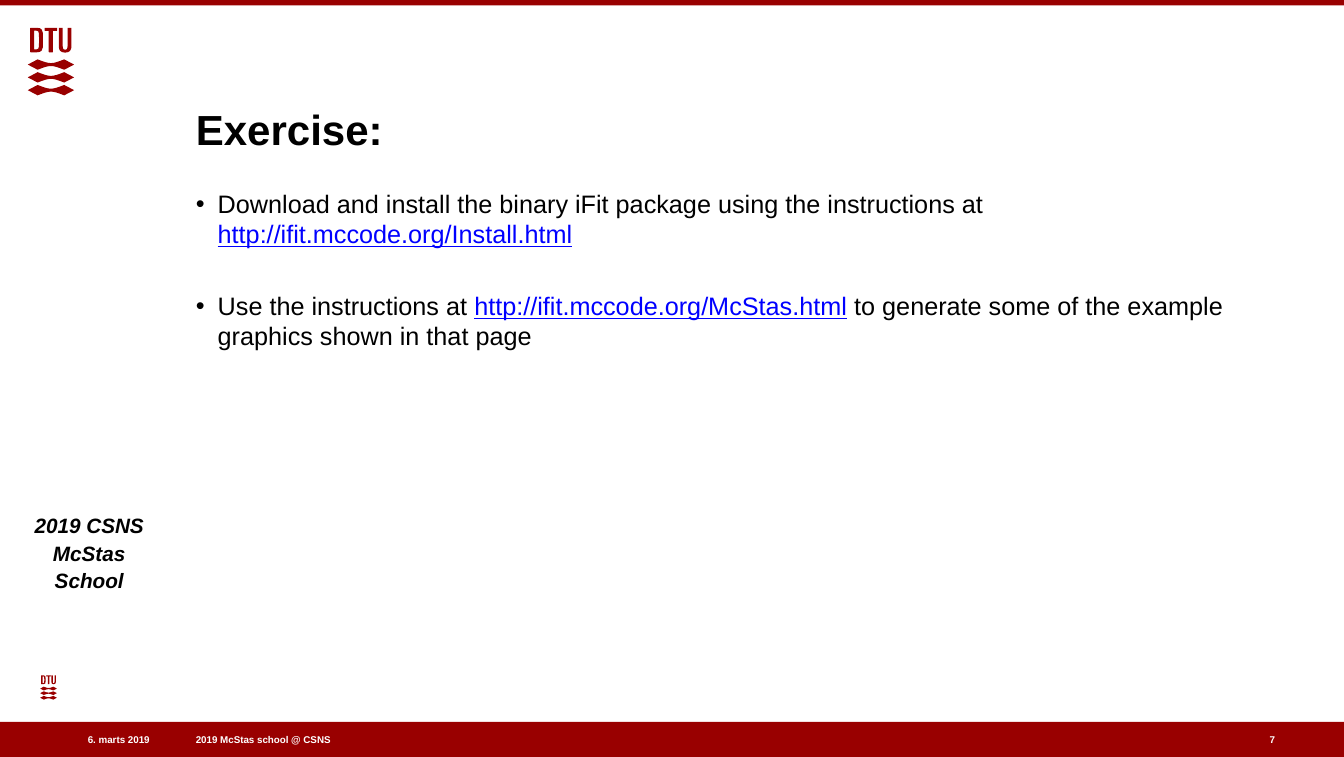
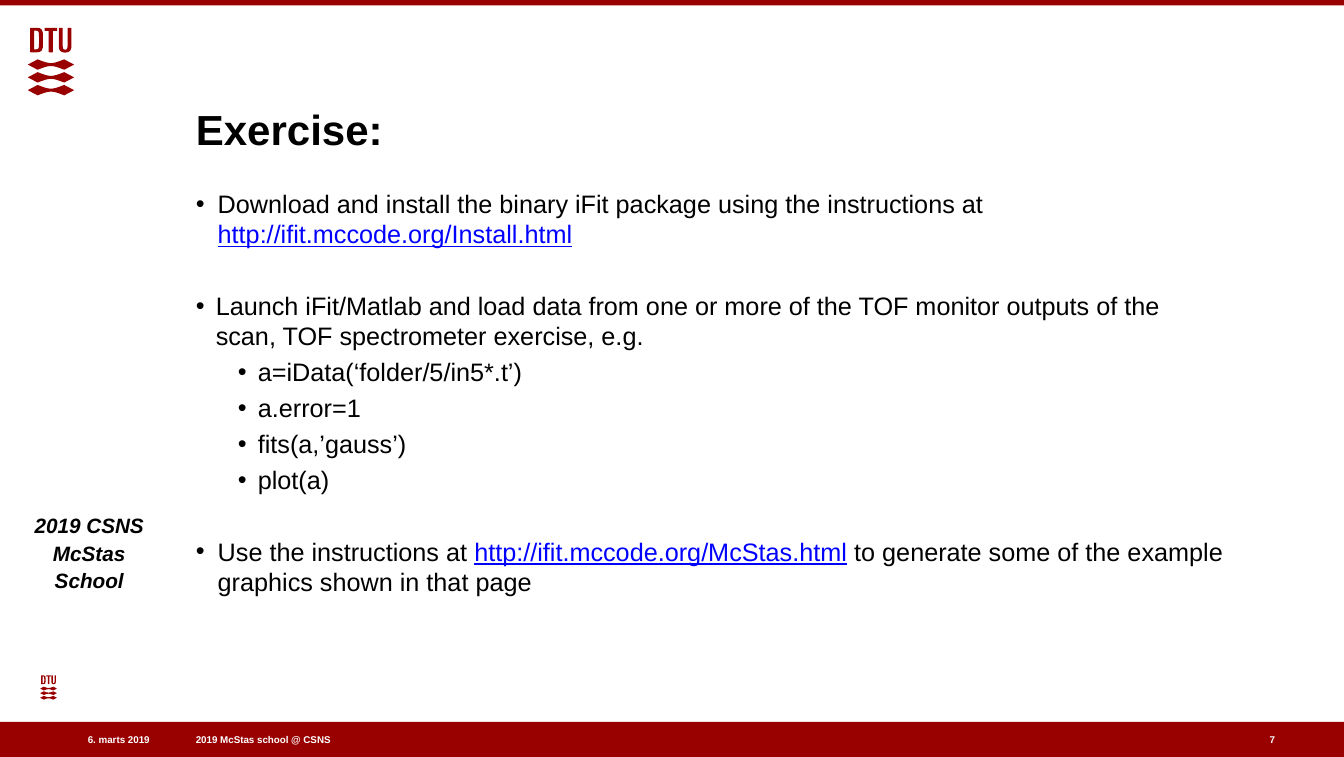
Before and after one commit to eddymaoui/Schools, a slide deck: slide 7 of CSNS_March_2019/4_Thursday_March_28th/8_iFit/iFit.pptx. Drawn at 1344x757 pixels with LibreOffice and Linux fonts; fonts in the diff are those of the drawing; background and template pictures are left out. Boxes give left, top, right and bottom in pixels: in the first picture for what was removed or moved away, otherwise in the second. Text is boxed around its words. In the diff, an @@ line names an element or a change of style, - is before the commit and + after.

```diff
--- a/CSNS_March_2019/4_Thursday_March_28th/8_iFit/iFit.pptx
+++ b/CSNS_March_2019/4_Thursday_March_28th/8_iFit/iFit.pptx
@@ text at [216,296,1159,495]: paragraphs added @@
+• Launch iFit/Matlab and load data from one or more of the TOF monitor outputs of the scan, TOF spectrometer exercise, e.g.
+  • a=iData(‘folder/5/in5*.t’)
+  • a.error=1
+  • fits(a,’gauss’)
+  • plot(a)
```
Also in this commit, not shown: 5 other files.
